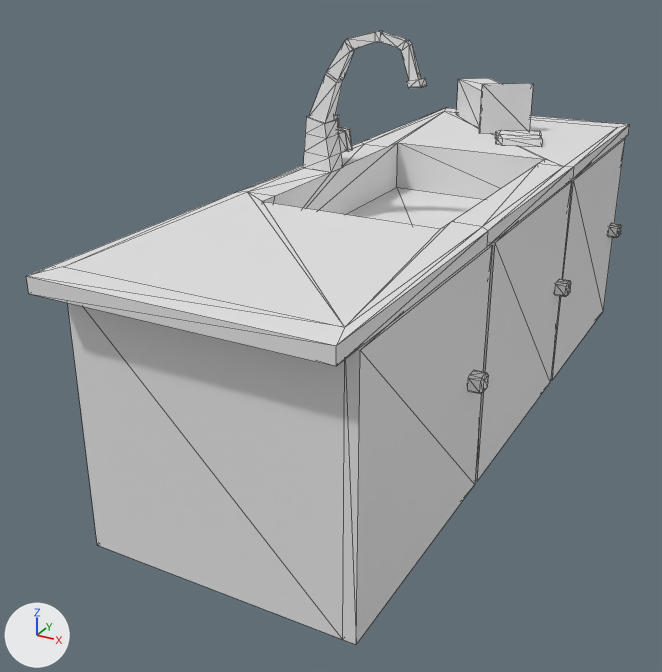
The glTF model Pia.glb, before and after one commit.
The view is the same before and after, from a 50 mm camera at (1.18, -2.85, 1.59) aimed at (-0.23, -0.28, 0.3). The lights are fixed; the arrows at lower left show +X, +Y and +Z. The older version comes first. Mesh edges are drawn as thin lines. Where no turn or scale is listed for an object, it has been applied to the vertices. Vertices at exactly the same position are counted once.

The older version as bpy lines, for what is in view:
```python
me_cube_020 = bpy.data.meshes.new('Cube.020')
me_cube_020.from_pydata(...)  # 240 vertices, 464 faces; spans x -0.43..0.48, y -1.34..1.34, z -0.4..0.92
me_cube_030 = bpy.data.meshes.new('Cube.030')
me_cube_030.from_pydata(...)  # 16 vertices, 28 faces; spans x -0.166..0.254, y -0.275..0.184, z -0.08..0.121
me_cube_037 = bpy.data.meshes.new('Cube.037')
me_cube_037.from_pydata(...)  # 16 vertices, 28 faces; spans x -0.1..0.117, y -0.102..0.113, z -0.014..0.014
ob_bread = bpy.data.objects.new('Bread', me_cube_037)
ob_bread.location = (0.059, 0.743, 0.834)
ob_bread_bag = bpy.data.objects.new('Bread_Bag', me_cube_030)
ob_bread_bag.location = (-0.212, 1.094, 0.9)
ob_sink_col = bpy.data.objects.new('Sink-col', me_cube_020)
ob_sink_col.location = (-0.057, -0.012, 0.375)
```
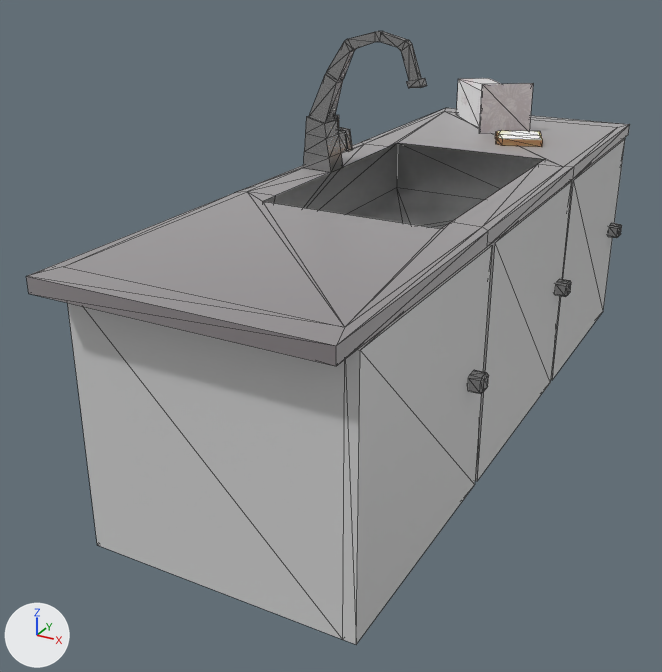
Changed parts and their boxes [x1, y1, x2, y2] in the pictures (662 x 672 px):
'Bread', recoloured: [495, 130, 543, 147] in both
part 1 of me_cube_020, reshaped: [347, 188, 485, 229] in both
part 2 of me_cube_020, recoloured (white to light grey): [68, 139, 625, 644] in both
part 3 of me_cube_020, recoloured: [262, 31, 622, 394] in both
part 4 of me_cube_020, recoloured (white to grey): [26, 108, 630, 366] in both

Patch to the scene script:
```diff
--- a/Pia.glb.py
+++ b/Pia.glb.py
@@ img_breadtexturetest @@
+img_breadtexturetest = load_image('BreadTextureTest', '_unpacked/BreadTextureTest', 1024, 1024, 'sRGB')
@@ mat_material @@
+mat_material = principled_material('Material')
+mat_material.base_color = (0.654, 0.654, 0.654)  # light grey #d3d3d3
+mat_material.roughness = 0.362
@@ mat_material_002 @@
+mat_material_002 = principled_material('Material.002')
+mat_material_002.base_color = (0.197, 0.174, 0.184)  # grey #7b7477
+mat_material_002.roughness = 0.315
+mat_material_002.sheen_weight = 1.0
@@ mat_material_001 @@
+mat_material_001 = principled_material('Material.001')
+mat_material_001.base_color = (0.434, 0.434, 0.434)  # grey #b0b0b0
+mat_material_001.metallic = 0.862
+mat_material_001.roughness = 0.2
@@ mat_material_029 @@
+mat_material_029 = principled_material('Material.029')
+mat_material_029.texture = img_breadtexturetest
+mat_material_029.roughness = 0.931
@@ me_cube_037 @@
 me_cube_037.from_pydata(...)  # 16 vertices, 28 faces; spans x -0.1..0.117, y -0.102..0.113, z -0.014..0.014
+me_cube_037.materials.append(mat_material_029)  # picture img_breadtexturetest
@@ me_cube_020 @@
 # used by ob_sink_col; location = (-0.057, -0.012, 0.375)
-me_cube_020.from_pydata(...)  # 240 vertices, 464 faces; spans x -0.43..0.48, y -1.34..1.34, z -0.4..0.92
+me_cube_020.from_pydata(...)  # 256 vertices, 496 faces; spans x -0.43..0.48, y -1.34..1.34, z -0.4..0.92
+# me_cube_020 part 1
+# 2 faces are deleted
+# 16 vertices are added at x -0.02..0.03, y -0.02..0.04, z 0.23..0.27
+# 2 new faces join them, mat_material (light grey #d3d3d3)
+# 32 new faces join them, mat_material_001 (grey #b0b0b0)
+# me_cube_020 part 2: 66 faces spanning x -0.4..0.44, y -1.25..1.25, z -0.4..0.45 switch from no material to mat_material (light grey #d3d3d3)
+# me_cube_020 part 3: 324 faces spanning x -0.4..0.48, y -0.55..1.21, z -0.01..0.92 switch from no material to mat_material_001 (grey #b0b0b0)
+# me_cube_020 part 4: 72 faces spanning x -0.43..0.43, y -1.34..1.34, z 0.4..0.45 switch from no material to mat_material_002 (grey #7b7477)
```
